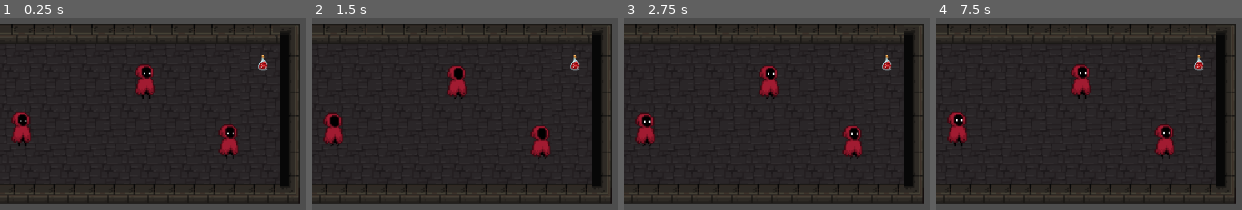
Above: before the commit, frames 1-4 (left to right).
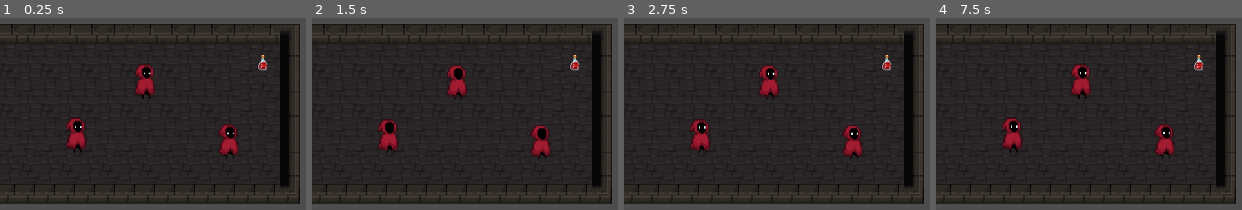
Above: after the commit, the same moments.

Repository: Gato7w7/Caedes_Benedicta
Game: Godot game, scene res://Scenes/level_3.tscn
Two runs of this game, one before a commit and one after it. Both use one fixed random seed, a clock stepped at 60 frames per second and the inputs below. This scene is started directly instead of the project's main scene.
Inputs (mouse positions are in pixels of both pictures, inside the frame that each line leads up to):
- Up to frame 1 (0.25 s): no input
- Up to frame 2 (1.5 s): move the mouse to (outside the picture) at 0.52 s; hold Right (ui_right) 0.53-1.28 s; click (outside the picture) at 0.67 s; move the mouse to (550, 171) at 1.27 s; hold Down (ui_down) from 1.28 s (still down)
- Up to frame 3 (2.75 s): tap Enter at 2 s; move the mouse to (outside the picture) at 2.02 s; release Down (ui_down) at 2.03 s; hold Right (ui_right) from 2.03 s (still down)
- Up to frame 4 (7.5 s): move the mouse to (outside the picture) at 2.77 s; release Right (ui_right) at 2.78 s; hold Up (ui_up) 2.78-3.53 s; click (outside the picture) at 2.92 s; move the mouse to (outside the picture) at 3.52 s; hold Left (ui_left) 3.53-5.03 s; move the mouse to (1095, 81) at 4.27 s; move the mouse to (outside the picture) at 5.02 s; hold Down (ui_down) 5.03-5.78 s; click (outside the picture) at 5.17 s; move the mouse to (1217, 37) at 5.77 s; hold Right (ui_right) 5.78-6.53 s; move the mouse to (outside the picture) at 6.52 s; hold Up (ui_up) 6.53-7.28 s; move the mouse to (1174, 171) at 7.27 s; hold Right (ui_right) from 7.28 s (still down); click (1174, 171) at 7.42 s

The runs differ from the first frame. In frame 1, 1.7% of the frame differs, in the area x 3-29%, y 48-71%; in frame 2, 1.7%; in frame 3, 1.7%; in frame 4, 1.7%.

Commit message:
Antes de agregar botones touch

Diff:
--- a/Scenes/level_3.tscn
+++ b/Scenes/level_3.tscn
@@ -1154,7 +1154,7 @@
 position = Vector2(-130, 172)
 
 [node name="Enemigo5" parent="." instance=ExtResource("3_vwg62")]
-position = Vector2(18, 162)
+position = Vector2(62, 167)
 
 [node name="StartPosition" type="Marker2D" parent="."]
 position = Vector2(3, 147)
Binary file added: Assets/HUD/at.png
Not shown, added: Assets/HUD/at.png.import
Binary file added: Assets/HUD/downt.png
Not shown, added: Assets/HUD/downt.png.import
Binary file added: Assets/HUD/leftt.png
Not shown, added: Assets/HUD/leftt.png.import
Binary file added: Assets/HUD/rightt.png
Not shown, added: Assets/HUD/rightt.png.import
Binary file added: Assets/HUD/upt.png
Not shown, added: Assets/HUD/upt.png.import
